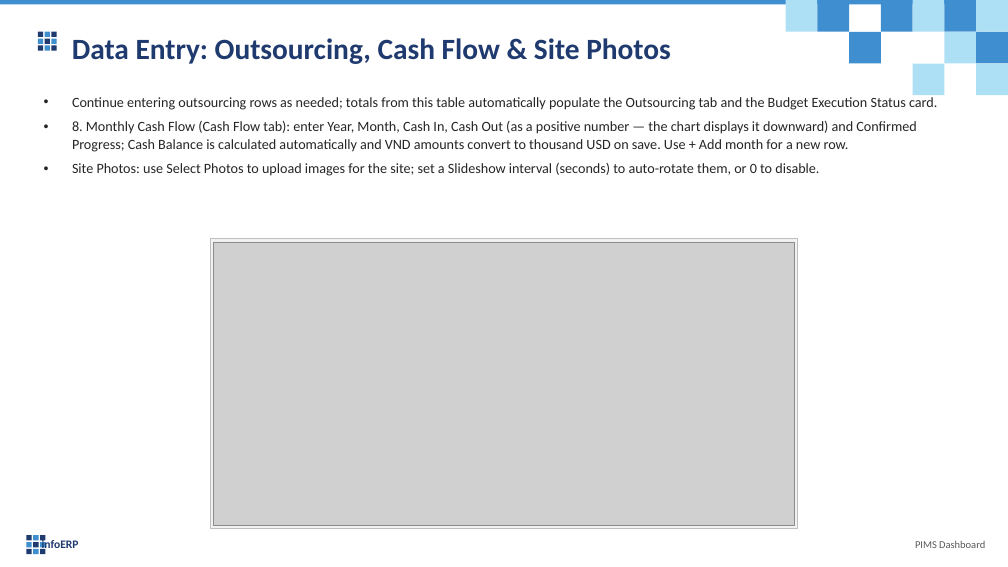
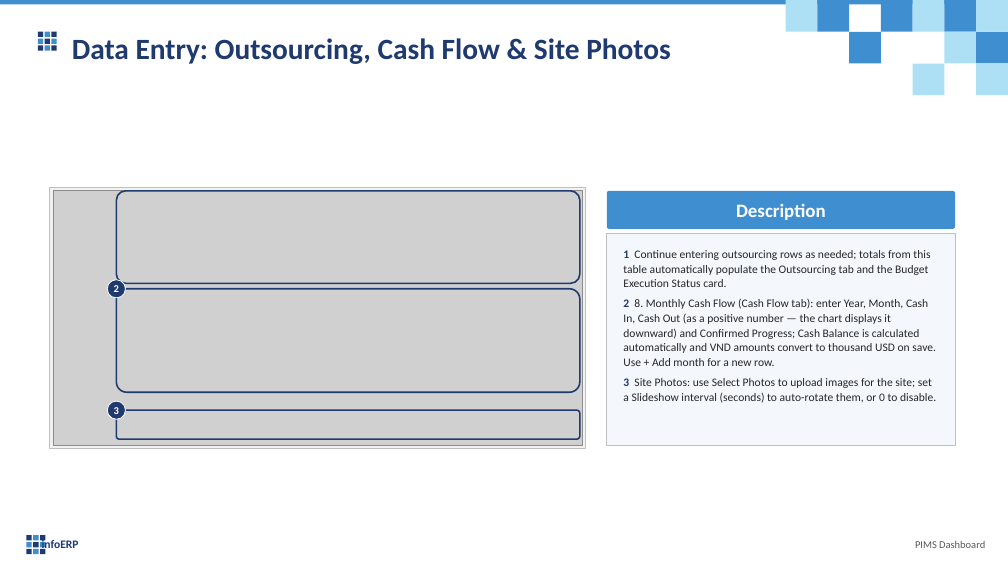
Before and after one commit to truongCLT/PIMS-DASHBOARD, a slide deck: slide 28 of docs/PIMS_Dashboard_User_Guide_V1.pptx. Drawn at 1008x567 pixels with LibreOffice and Linux fonts; fonts in the diff are those of the drawing; grey boxes stand for pictures. Boxes give left, top, right and bottom in pixels: in the first picture for what was removed or moved away, otherwise in the second. Text is boxed around its words. In the diff, an @@ line names an element or a change of style, - is before the commit and + after.

```diff
--- a/docs/PIMS_Dashboard_User_Guide_V1.pptx
+++ b/docs/PIMS_Dashboard_User_Guide_V1.pptx
@@ rectangle: place and size @@
-rectangle at [210, 239, 798, 529]
+rectangle at [50, 188, 585, 448]
@@ picture: place and size @@
-picture at [213, 242, 795, 526]
+picture at [53, 191, 582, 445]
@@ rounded rectangle added at [116, 191, 580, 283], outline #1F3A6E 1.5 pt @@
@@ rounded rectangle added at [607, 191, 956, 228], fill #3F8FD0, 18 pt, text #FFFFFF, bold @@
+Description
@@ rectangle added at [607, 234, 956, 445], fill #F4F8FD, outline #BFBFBF 0.75 pt @@
@@ text at [623, 250, 936, 403]: text changed; size 13.5 to 11 pt @@
-• Continue entering outsourcing rows as needed; totals from this table automatically populate the Outsourcing tab and the Budget Execution Status card.
-• 8. Monthly Cash Flow (Cash Flow tab): enter Year, Month, Cash In, Cash Out (as a positive number — the chart displays it downward) and Confirmed Progress; Cash Balance is calculated automatically and VND amounts convert to thousand USD on save. Use + Add month for a new row.
-• Site Photos: use Select Photos to upload images for the site; set a Slideshow interval (seconds) to auto-rotate them, or 0 to disable.
+1 Continue entering outsourcing rows as needed; totals from this table automatically populate the Outsourcing tab and the Budget Execution Status card.
+2 8. Monthly Cash Flow (Cash Flow tab): enter Year, Month, Cash In, Cash Out (as a positive number — the chart displays it downward) and Confirmed Progress; Cash Balance is calculated automatically and VND amounts convert to thousand USD on save. Use + Add month for a new row.
+3 Site Photos: use Select Photos to upload images for the site; set a Slideshow interval (seconds) to auto-rotate them, or 0 to disable.
@@ ellipse added at [107, 280, 126, 298], fill #1F3A6E, outline #FFFFFF 0.75 pt, 10 pt, text #FFFFFF, bold @@
+2
@@ rounded rectangle added at [116, 289, 580, 392], outline #1F3A6E 1.5 pt @@
@@ ellipse added at [107, 402, 126, 420], fill #1F3A6E, outline #FFFFFF 0.75 pt, 10 pt, text #FFFFFF, bold @@
+3
@@ rounded rectangle added at [116, 411, 580, 439], outline #1F3A6E 1.5 pt @@
```
Also in this commit, not shown: 29 other slides changed, 2 other files.
